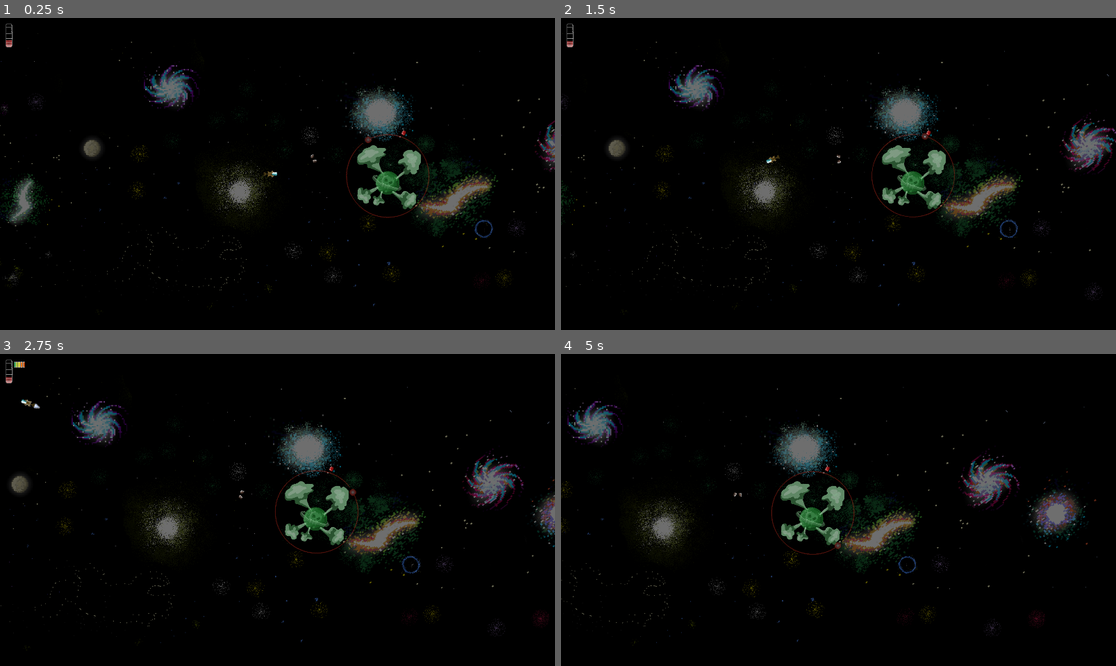
Above: before the commit, frames 1-4 (two rows, left to right).
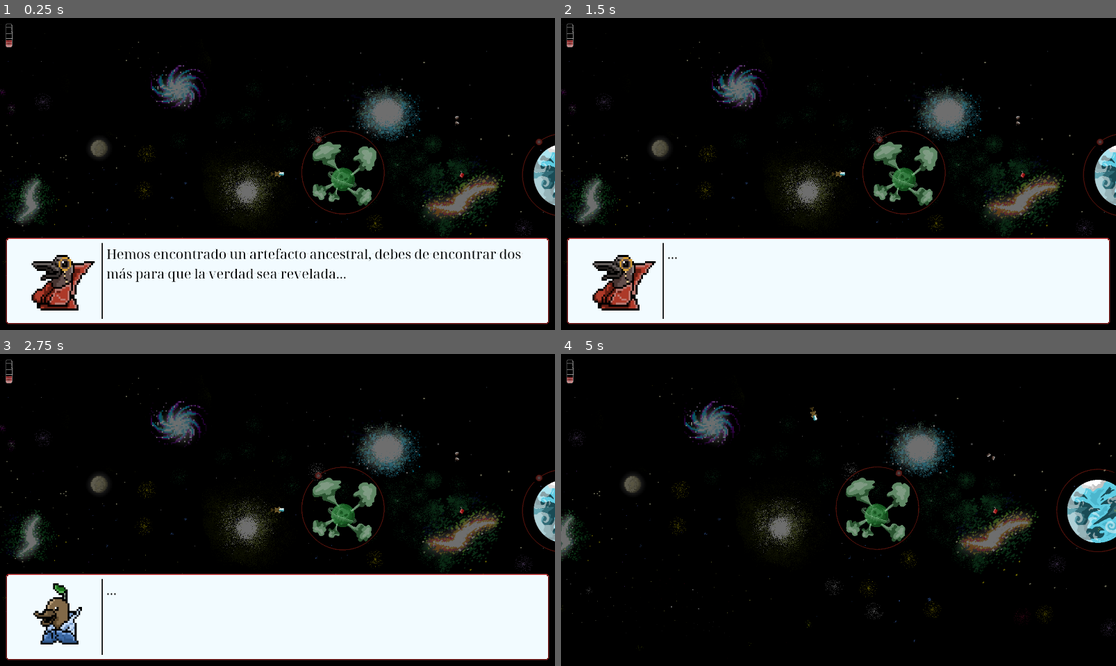
Above: after the commit, the same moments.

Repository: ricargoes/super-platypus-drifter
Game: Godot game, scene res://levels/Level1.tscn
Same seed, same stepped clock (60 frames per second), same inputs: the game is played once before the commit and once after it. This scene is started directly instead of the project's main scene.
Inputs (mouse positions are in pixels of both pictures, inside the frame that each line leads up to):
- Up to frame 1 (0.25 s): no input
- Up to frame 2 (1.5 s): tap Enter (ui_accept) at 0.5, 0.77 s; move the mouse to (960, 158) at 0.52 s; hold Right (ship_turn_right) 0.53-1.28 s; hold Space (ship_boost) 0.53-1.28 s; move the mouse to (727, 189) at 1.27 s; hold Left (ship_turn_left) from 1.28 s (still down); tap Space (ship_boost) at 1.35 s
- Up to frame 3 (2.75 s): tap Enter (ui_accept) at 1.52 s; move the mouse to (333, 441) at 2.02 s; release Left (ship_turn_left) at 2.03 s; hold Right (ship_turn_right) from 2.03 s (still down); hold Space (ship_boost) from 2.03 s (still down)
- Up to frame 4 (5 s): move the mouse to (810, 572) at 2.77 s; release Space (ship_boost) at 2.78 s; tap Space (ship_boost) at 2.85, 4.35 s; tap Enter (ui_accept) at 3.02, 3.77, 4.52 s; move the mouse to (1005, 556) at 3.52 s; release Right (ship_turn_right) at 3.53 s; hold Space (ship_boost) 3.53-4.28 s; hold Left (ship_turn_left) from 3.53 s (still down); move the mouse to (672, 463) at 4.27 s

The runs differ from the first frame. In frame 1, 34% of the frame differs, in the area x 0-100%, y 4-99%; in frame 2, 39%; in frame 3, 40%, in the area x 0-100%, y 2-99%; in frame 4, 15%.
Error before the commit: Invalid get index 'position' (on base: 'previously freed instance'). (res://levels/Level.gd:29)

Commit message:
First level!

Diff:
--- a/SPD.gd
+++ b/SPD.gd
@@ -52,8 +52,20 @@
 enum Speakers { Pilot, Council, Dingo, Royal }
 
 var CONVERSATION_SEQUENCES = {
-	"start": [
-		{"speaker": Speakers.Pilot, "text": "tutupa"},
-		{"speaker": Speakers.Royal, "text": "chaca"},
-	]
+	"level1_start": [
+		{"speaker": Speakers.Royal, "text": "Hemos encontrado un artefacto ancestral, debes de encontrar dos más para que la verdad sea revelada..."},
+		{"speaker": Speakers.Pilot, "text": "Si vale, pero ¿por qué tengo el depósito de combustible casi vacío?"},
+		{"speaker": Speakers.Council, "text": "Recortes presupuestarios"},
+		{"speaker": Speakers.Pilot, "text": "Pero si su majestad lleva un monóculo de oro!!!"},
+		{"speaker": Speakers.Royal, "text": "..."},
+		{"speaker": Speakers.Council, "text": "..."},
+		{"speaker": Speakers.Pilot, "text": "..."},
+		{"speaker": Speakers.Council, "text": "Ajem, seguiremos en contacto"},
+	],
+	"level1_end1": [
+		{"speaker": Speakers.Pilot, "text": "Tendré que apurar el próximo salto!!!"},
+	],
+	"level1_end2": [
+		{"speaker": Speakers.Pilot, "text": "Cogeré esa unidad de materia oscura para salir de este sector galáctico."},
+	],
 }
--- a/levels/Level1.tscn
+++ b/levels/Level1.tscn
@@ -1,40 +1,142 @@
-[gd_scene load_steps=7 format=2]
+[gd_scene load_steps=8 format=2]
 
-[ext_resource path="res://powerups/FuelCan.tscn" type="PackedScene" id=1]
-[ext_resource path="res://levels/Level.gd" type="Script" id=2]
-[ext_resource path="res://planets/Planet.tscn" type="PackedScene" id=3]
-[ext_resource path="res://actors/Asteroid.tscn" type="PackedScene" id=4]
-[ext_resource path="res://actors/BlackHole.tscn" type="PackedScene" id=5]
-[ext_resource path="res://levels/Background.tscn" type="PackedScene" id=6]
+[ext_resource path="res://planets/Planet.tscn" type="PackedScene" id=1]
+[ext_resource path="res://actors/Asteroid.tscn" type="PackedScene" id=2]
+[ext_resource path="res://powerups/FuelCan.tscn" type="PackedScene" id=3]
+[ext_resource path="res://powerups/DarkEnergy.tscn" type="PackedScene" id=4]
+[ext_resource path="res://interface/LevelInterface.tscn" type="PackedScene" id=5]
+[ext_resource path="res://actors/ConversationActivator.tscn" type="PackedScene" id=6]
+[ext_resource path="res://levels/background1.png" type="Texture" id=7]
 
-[node name="Level1" type="Node2D"]
-script = ExtResource( 2 )
+[node name="Level1" instance=ExtResource( 5 )]
+scroll_speed = 50.0
 
-[node name="Camera" type="Camera2D" parent="."]
-current = true
+[node name="Backgroud" parent="." index="1"]
+texture = ExtResource( 7 )
 
-[node name="Backgroud" parent="." instance=ExtResource( 6 )]
+[node name="ConversationActivator" parent="." index="7" instance=ExtResource( 6 )]
+position = Vector2( 280.316, 541.945 )
+sequence_name = "level1_start"
 
-[node name="CameraStart" type="Position2D" parent="."]
-position = Vector2( 256, 540 )
+[node name="Planet" parent="." index="8" instance=ExtResource( 1 )]
+position = Vector2( 485.881, 536.605 )
 
-[node name="ShipStart" type="Position2D" parent="."]
-position = Vector2( 256, 540 )
+[node name="Planet2" parent="." index="9" instance=ExtResource( 1 )]
+position = Vector2( 1249.41, 544.614 )
 
-[node name="Planets" type="Node2D" parent="."]
+[node name="Planet3" parent="." index="10" instance=ExtResource( 1 )]
+position = Vector2( 1962.21, 258.959 )
 
-[node name="Planet1" parent="Planets" instance=ExtResource( 3 )]
-position = Vector2( 664.61, 548.794 )
+[node name="Planet4" parent="." index="11" instance=ExtResource( 1 )]
+position = Vector2( 2533.52, 707.465 )
 
-[node name="FuelCans" type="Node2D" parent="."]
+[node name="Planet5" parent="." index="12" instance=ExtResource( 1 )]
+position = Vector2( 3219.63, 371.085 )
 
-[node name="FuelCan" parent="FuelCans" instance=ExtResource( 1 )]
-position = Vector2( 717.505, 395.263 )
+[node name="Planet6" parent="." index="13" instance=ExtResource( 1 )]
+position = Vector2( 3596.06, 768.868 )
 
-[node name="Obstacles" type="Node2D" parent="."]
+[node name="Planet7" parent="." index="14" instance=ExtResource( 1 )]
+position = Vector2( 4124.65, 344.389 )
 
-[node name="Asteroid" parent="Obstacles" instance=ExtResource( 4 )]
-position = Vector2( 406.374, 487.332 )
+[node name="Planet8" parent="." index="15" instance=ExtResource( 1 )]
+position = Vector2( 5101.75, 315.022 )
 
-[node name="BlackHole" parent="Obstacles" instance=ExtResource( 5 )]
-position = Vector2( 992.956, 728.671 )
+[node name="Planet9" parent="." index="16" instance=ExtResource( 1 )]
+position = Vector2( 5104.42, 913.03 )
+
+[node name="Asteroid" parent="." index="17" instance=ExtResource( 2 )]
+position = Vector2( 878.324, 355.067 )
+random_velocity = false
+velocity = Vector2( 0, 0 )
+
+[node name="Asteroid2" parent="." index="18" instance=ExtResource( 2 )]
+position = Vector2( 1689.91, 331.04 )
+random_velocity = false
+velocity = Vector2( 0, 0 )
+
+[node name="Asteroid3" parent="." index="19" instance=ExtResource( 2 )]
+position = Vector2( 1708.59, 651.401 )
+random_velocity = false
+velocity = Vector2( 0, 0 )
+
+[node name="Asteroid4" parent="." index="20" instance=ExtResource( 2 )]
+position = Vector2( 2405.38, 397.782 )
+random_velocity = false
+velocity = Vector2( 0, 0 )
+
+[node name="Asteroid5" parent="." index="21" instance=ExtResource( 2 )]
+position = Vector2( 2237.19, 440.497 )
+random_velocity = false
+velocity = Vector2( 0, 0 )
+
+[node name="Asteroid6" parent="." index="22" instance=ExtResource( 2 )]
+position = Vector2( 2231.85, 600.678 )
+random_velocity = false
+velocity = Vector2( 0, 0 )
+
+[node name="Asteroid7" parent="." index="23" instance=ExtResource( 2 )]
+position = Vector2( 2875.24, 774.207 )
+random_velocity = false
+velocity = Vector2( 0, 0 )
+
+[node name="Asteroid8" parent="." index="24" instance=ExtResource( 2 )]
+position = Vector2( 3006.06, 368.416 )
+random_velocity = false
+velocity = Vector2( 0, 0 )
+
+[node name="Asteroid9" parent="." index="25" instance=ExtResource( 2 )]
+position = Vector2( 3275.7, 670.089 )
+random_velocity = false
+velocity = Vector2( 0, 0 )
+
+[node name="Asteroid10" parent="." index="26" instance=ExtResource( 2 )]
+position = Vector2( 4135.33, 496.56 )
+random_velocity = false
+velocity = Vector2( 0, 0 )
+
+[node name="Asteroid11" parent="." index="27" instance=ExtResource( 2 )]
+position = Vector2( 5203.2, 622.035 )
+random_velocity = false
+velocity = Vector2( 0, 0 )
+
+[node name="Asteroid12" parent="." index="28" instance=ExtResource( 2 )]
+position = Vector2( 5398.09, 472.533 )
+random_velocity = false
+velocity = Vector2( 0, 0 )
+
+[node name="Asteroid13" parent="." index="29" instance=ExtResource( 2 )]
+position = Vector2( 5395.42, 742.171 )
+random_velocity = false
+velocity = Vector2( 0, 0 )
+
+[node name="FuelCan" parent="." index="30" instance=ExtResource( 3 )]
+position = Vector2( 894.342, 541.945 )
+
+[node name="FuelCan2" parent="." index="31" instance=ExtResource( 3 )]
+position = Vector2( 1705.92, 416.47 )
+
+[node name="FuelCan3" parent="." index="32" instance=ExtResource( 3 )]
+position = Vector2( 2664.34, 782.216 )
+
+[node name="FuelCan4" parent="." index="33" instance=ExtResource( 3 )]
+position = Vector2( 3582.71, 368.416 )
+
+[node name="FuelCan5" parent="." index="34" instance=ExtResource( 3 )]
+position = Vector2( 4242.12, 443.167 )
+
+[node name="FuelCan6" parent="." index="35" instance=ExtResource( 3 )]
+position = Vector2( 5093.75, 619.365 )
+
+[node name="ConversationActivator2" parent="." index="36" instance=ExtResource( 6 )]
+position = Vector2( 4380.94, 627.374 )
+scale = Vector2( 1, 20 )
+sequence_name = "level1_end1"
+
+[node name="ConversationActivator3" parent="." index="37" instance=ExtResource( 6 )]
+position = Vector2( 5312.66, 627.374 )
+scale = Vector2( 1, 20 )
+sequence_name = "level1_end2"
+
+[node name="DarkEnergy" parent="." index="38" instance=ExtResource( 4 )]
+position = Vector2( 5395.42, 614.026 )
